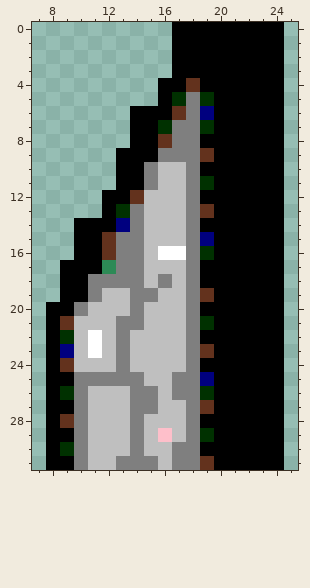
One commit to this pixel-art sprite: wall/flagstone/flagstone_4.base.111.png. The picture above is the old version.
The file is 32x32 pixels. Shown: x 7..25, y 0..31.
After the commit:
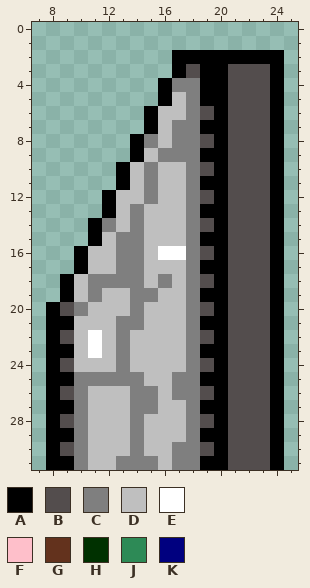
Palette (. is transparent): A #000000  B #534d4d  C #7f7f7f  D #bfbfbf  E #ffffff  F #febfca  G #63321d  H #003100  J #2d8a56  K #00007f
Diff:
The edit turns colour G into colour A in row 9 at x 19; in row 13 at x 19; in row 19 at x 19; in row 21 at x 9; in row 23 at x 19; in row 27 at x 19.
The edit turns colour G into colour A in row 31 at x 19.
The edit turns colour H into colour A in row 5 at x 19; in row 7 at x 19; in row 11 at x 19; in row 21 at x 19; in row 29 at x 19.
The edit turns colour K into colour A in row 15 at x 19; in row 23 at x 9; in row 25 at x 19.
The edit turns colour A into colour B in row 3 at x 18 and 21 to 23; in rows 4 to 7 at x 21 to 23; in row 8 at x 19 and 21 to 23; in row 9 at x 21 to 23; in row 10 at x 19 and 21 to 23; in row 11 at x 21 to 23.
The edit turns colour A into colour B in row 12 at x 19 and 21 to 23; in row 13 at x 21 to 23; in row 14 at x 19 and 21 to 23; in rows 15 to 17 at x 21 to 23; in row 18 at x 19 and 21 to 23; in row 19 at x 21 to 23.
The edit turns colour A into colour B in row 20 at x 9, 19 and 21 to 23; in row 21 at x 21 to 23; in row 22 at x 19 and 21 to 23; in row 23 at x 21 to 23; in row 24 at x 19 and 21 to 23; in rows 25 to 27 at x 21 to 23.
The edit turns colour A into colour B in row 28 at x 19 and 21 to 23; in row 29 at x 21 to 23; in row 30 at x 19 and 21 to 23; in row 31 at x 21 to 23.
The edit turns colour G into colour B in row 24 at x 9; in row 28 at x 9.
The edit turns colour H into colour B in row 16 at x 19; in row 22 at x 9; in row 26 at x 9 and 19; in row 30 at x 9.
The edit turns colour K into colour B in row 6 at x 19.
The edit turns colour A into colour C in row 4 at x 17; in row 8 at x 15; in row 14 at x 12.
The edit turns colour D into colour C in row 12 at x 15.
The edit turns colour G into colour C in row 4 at x 18.
The edit turns colour A into colour D in row 6 at x 16; in row 9 at x 15; in rows 10 to 11 at x 14; in row 12 at x 13; in rows 16 to 17 at x 11; in rows 18 to 19 at x 10.
The edit turns colour F into colour D in row 29 at x 16.
The edit turns colour G into colour D in row 6 at x 17; in row 8 at x 16; in row 12 at x 14; in rows 15 to 16 at x 12.
The edit turns colour H into colour D in row 5 at x 17; in row 7 at x 16; in row 13 at x 13.
The edit turns colour J into colour D in row 17 at x 12.
The edit turns colour K into colour D in row 14 at x 13.
Colour A is gone in rows 0 to 1 at x 17 to 24; in rows 6 to 7 at x 14; in row 9 at x 13; in rows 14 to 15 at x 10; in row 17 at x 9.
Pixel boxes of the changes (left, top, right, bottom) in both pictures:
changed: (60, 22, 284, 470)
